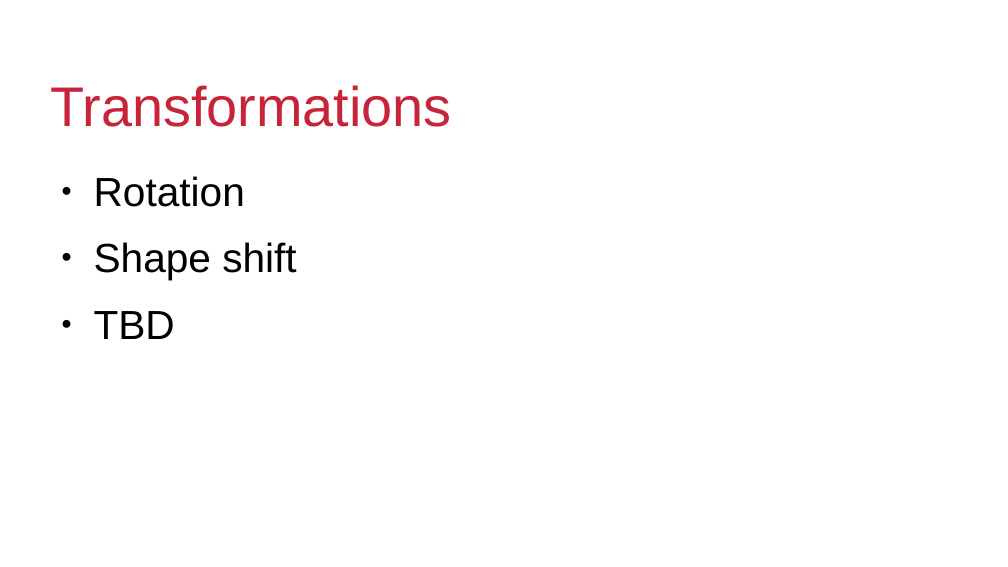
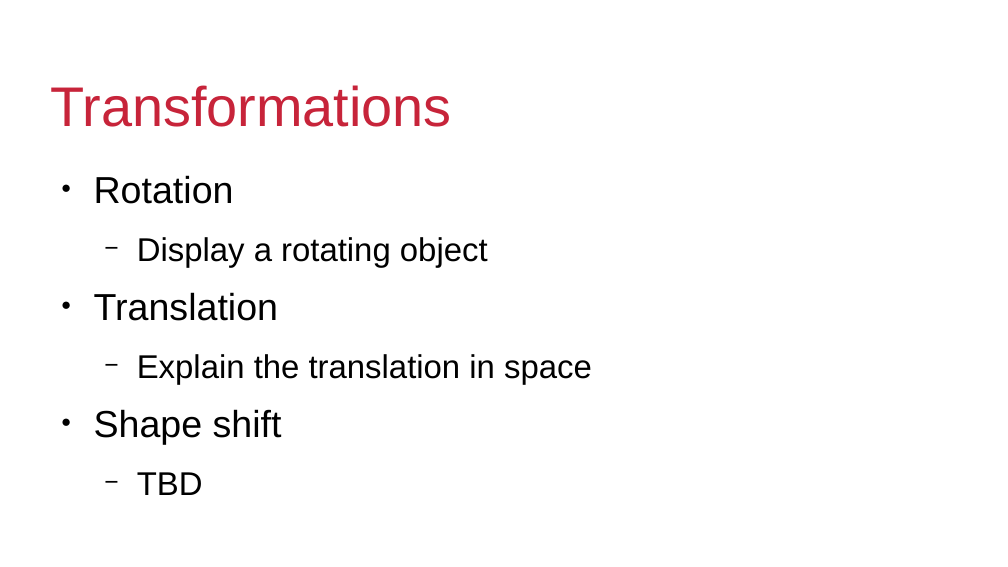
Before and after one commit to koxakis/CE416, a slide deck: slide 6 of open_gl_project/Project_overview.odp. Drawn at 1008x567 pixels with LibreOffice and Linux fonts; fonts in the diff are those of the drawing; background and template pictures are left out. Boxes give left, top, right and bottom in pixels: in the first picture for what was removed or moved away, otherwise in the second. Text is boxed around its words. In the diff, an @@ line names an element or a change of style, - is before the commit and + after.

```diff
--- a/open_gl_project/Project_overview.odp
+++ b/open_gl_project/Project_overview.odp
@@ text at [94, 175, 282, 495]: size 32 to 29.6 pt in "Rotation", "Shape shift"; size 32 to 25.9 pt in "TBD"; bullet ● to −; list level 1 to 2 in "TBD" @@
@@ text at [137, 237, 592, 385]: paragraphs added @@
+  − Display a rotating object
+● Translation
+  − Explain the translation in space
```
Also in this commit, not shown: 3 other slides changed, 2 other files.
